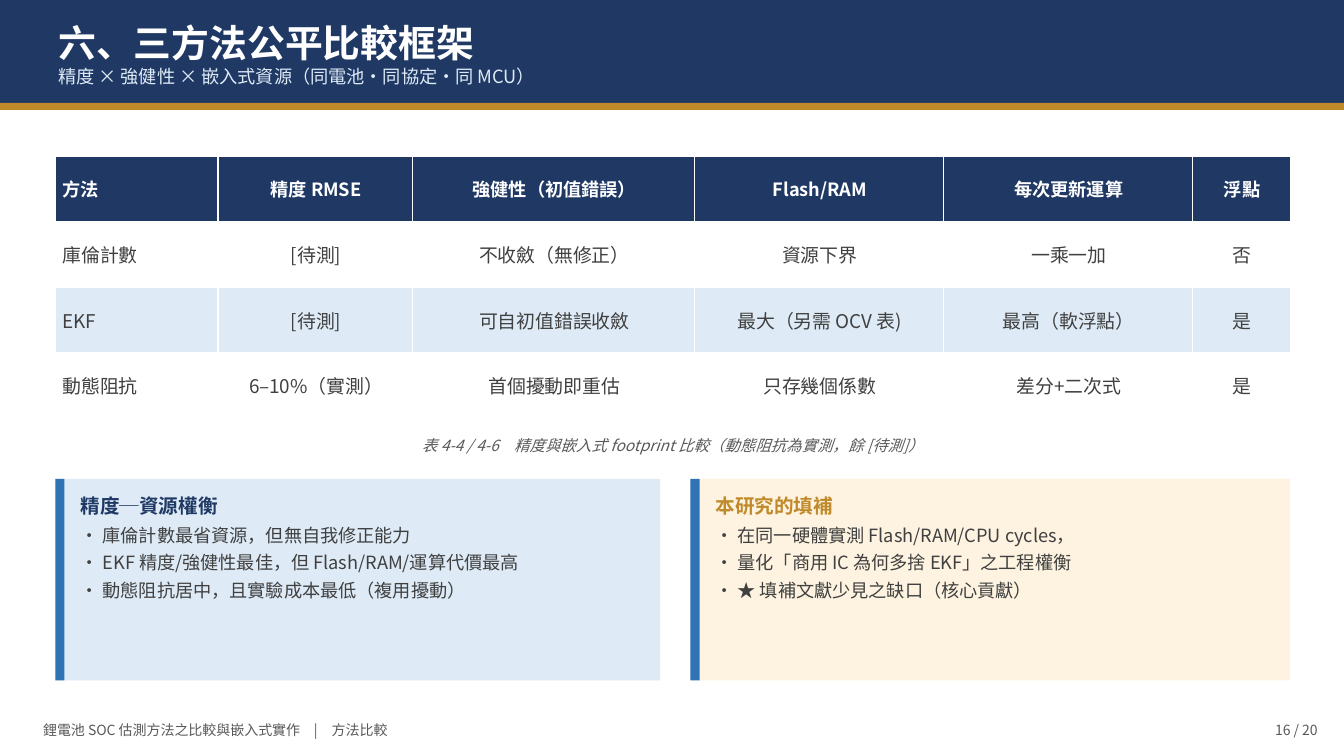
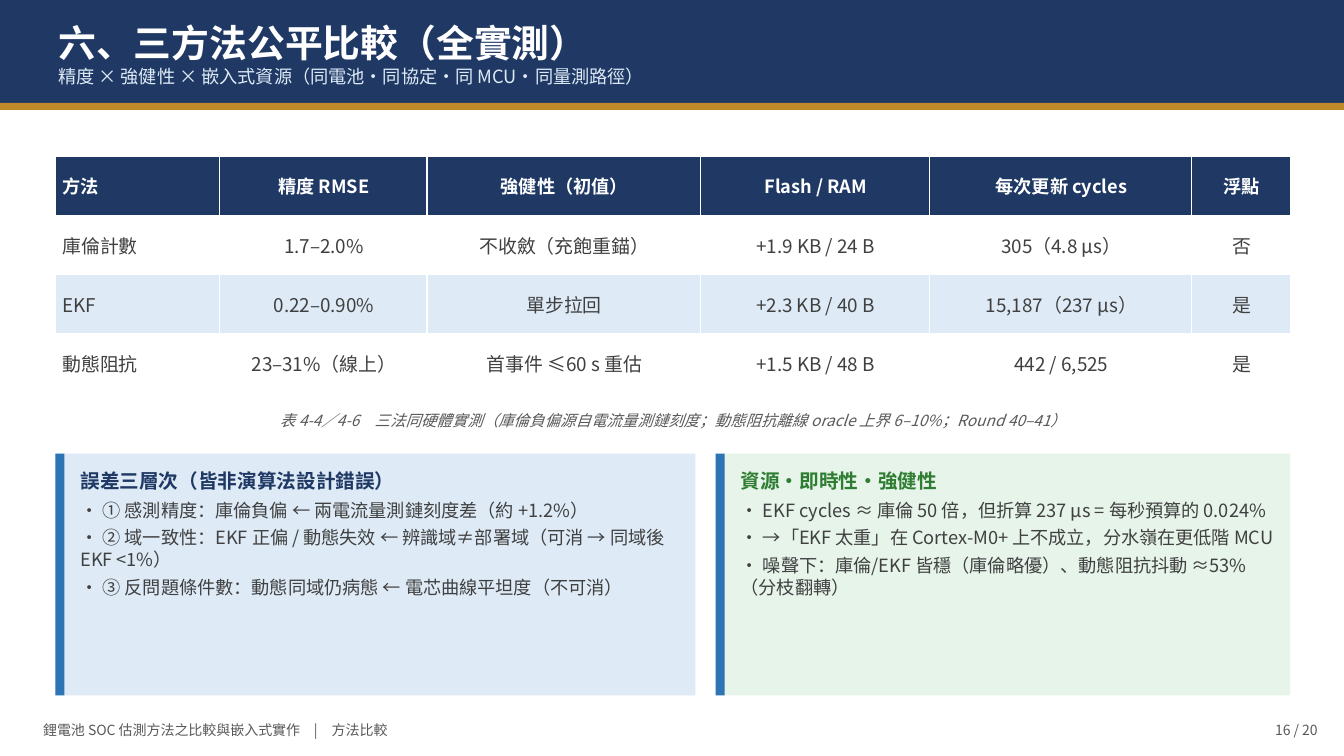
Before and after one commit to JackHung9527/SOC_RESEARCH, a slide deck: slide 17 of DOC/論文撰寫/口試簡報_鋰電池SOC估測.pptx. Drawn at 1344x756 pixels with LibreOffice and Linux fonts; fonts in the diff are those of the drawing. Boxes give left, top, right and bottom in pixels: in the first picture for what was removed or moved away, otherwise in the second. Text is boxed around its words. In the diff, an @@ line names an element or a change of style, - is before the commit and + after.

```diff
--- a/DOC/論文撰寫/口試簡報_鋰電池SOC估測.pptx
+++ b/DOC/論文撰寫/口試簡報_鋰電池SOC估測.pptx
@@ text at <box>58,24,644,85</box>: text changed @@
-六、三方法公平比較框架
-精度 × 強健性 × 嵌入式資源（同電池・同協定・同 MCU）
+六、三方法公平比較（全實測）
+精度 × 強健性 × 嵌入式資源（同電池・同協定・同 MCU・同量測路徑）
@@ table at <box>55,156,1292,393</box> @@
-row 1: 方法 | 精度 RMSE | 強健性（初值錯誤） | Flash/RAM | 每次更新運算 | 浮點
+row 1: 方法 | 精度 RMSE | 強健性（初值） | Flash / RAM | 每次更新 cycles | 浮點
-row 2: 庫倫計數 | [待測] | 不收斂（無修正） | 資源下界 | 一乘一加 | 否
+row 2: 庫倫計數 | 1.7–2.0% | 不收斂（充飽重錨） | +1.9 KB / 24 B | 305（4.8 µs） | 否
-row 3: EKF | [待測] | 可自初值錯誤收斂 | 最大（另需 OCV 表) | 最高（軟浮點） | 是
+row 3: EKF | 0.22–0.90% | 單步拉回 | +2.3 KB / 40 B | 15,187（237 µs） | 是
-row 4: 動態阻抗 | 6–10%（實測） | 首個擾動即重估 | 只存幾個係數 | 差分+二次式 | 是
+row 4: 動態阻抗 | 23–31%（線上） | 首事件 ≤60 s 重估 | +1.5 KB / 48 B | 442 / 6,525 | 是
@@ text at <box>280,413,1066,428</box>: text changed @@
-表 4-4 / 4-6 精度與嵌入式 footprint 比較（動態阻抗為實測，餘 [待測]）
+表 4-4／4-6 三法同硬體實測（庫倫負偏源自電流量測鏈刻度；動態阻抗離線 oracle 上界 6–10%；Round 40–41）
@@ rectangle: place and size @@
-rectangle at <box>55,479,660,681</box>
+rectangle at <box>55,454,696,696</box>
@@ rectangle: place and size @@
-rectangle at <box>55,479,65,681</box>
+rectangle at <box>55,454,65,696</box>
@@ text at <box>80,471,665,596</box>: text changed @@
-精度─資源權衡
-• 庫倫計數最省資源，但無自我修正能力
-• EKF 精度/強健性最佳，但 Flash/RAM/運算代價最高
-• 動態阻抗居中，且實驗成本最低（複用擾動）
+誤差三層次（皆非演算法設計錯誤）
+• ① 感測精度：庫倫負偏 ← 兩電流量測鏈刻度差（約 +1.2%）
+• ② 域一致性：EKF 正偏 / 動態失效 ← 辨識域≠部署域（可消 → 同域後 EKF <1%）
+• ③ 反問題條件數：動態同域仍病態 ← 電芯曲線平坦度（不可消）
@@ rectangle: place and size @@
-rectangle at <box>691,479,700,681</box>
+rectangle at <box>716,454,725,696</box>
@@ rectangle: place and size @@
-rectangle at <box>691,479,1291,681</box>
+rectangle at <box>716,454,1291,696</box>
@@ rectangle at <box>716,454,1291,696</box>: fill #FDF3E0 to #E6F4EA @@
@@ text at <box>741,471,1273,596</box>: text changed @@
-本研究的填補
-• 在同一硬體實測 Flash/RAM/CPU cycles，
-• 量化「商用 IC 為何多捨 EKF」之工程權衡
-• ★ 填補文獻少見之缺口（核心貢獻）
+資源・即時性・強健性
+• EKF cycles ≈ 庫倫 50 倍，但折算 237 µs = 每秒預算的 0.024%
+• →「EKF 太重」在 Cortex-M0+ 上不成立，分水嶺在更低階 MCU
+• 噪聲下：庫倫/EKF 皆穩（庫倫略優）、動態阻抗抖動 ≈53%（分枝翻轉）
```
Also in this commit, not shown: 5 other slides changed, 1 slide added, 1 slide removed, 2 other files.
